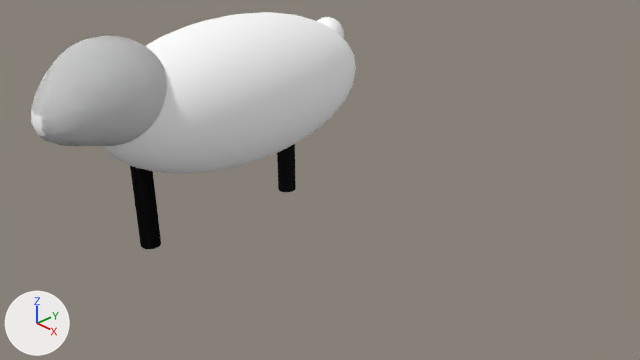
The Blender file Assets/Models/sheep2.blend: old version first, new version second.
The view is the same before and after, from the file's camera 'Camera'. The axes (+X, +Y, +Z) are drawn at lower left. The lights are the same throughout.
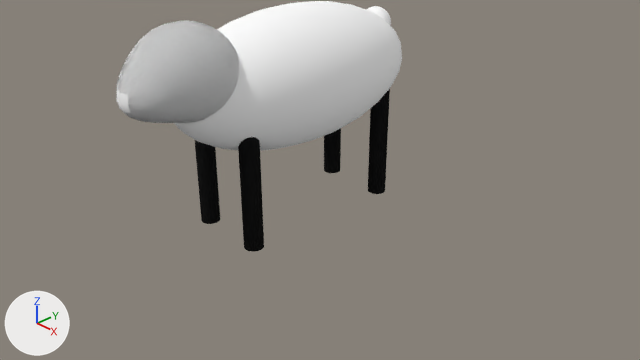
The change in detail:
Object 'Cylinder.000' (ob_cylinder_000) moves from (-0.49, -2.35, 1.01) to (-0.49, -1.3, 1.01).
Object 'Sphere.002' (ob_sphere_002) moves from (0.09, -2.91, 2.62) to (0.09, -1.85, 2.62).
Object 'Sphere.001' (ob_sphere_001) moves from (0.04, 0.66, 2.64) to (0.04, 1.72, 2.64).
Object 'Cylinder.005' (ob_cylinder_005) moves from (-0.49, -2.35, 1.01) to (0.57, 1.3, 0.99).
Object 'Cylinder.002' (ob_cylinder_002) moves from (-0.49, 0.25, 1.0) to (-0.49, 1.3, 1.0).
Object 'Sphere' (ob_sphere) moves from (0.06, -1.07, 2.17) to (0.06, -0.02, 2.17).
Object 'Cylinder.001' (ob_cylinder_001) is new; it shows a copy of the mesh of ob_cylinder_002.
Its location is (0.57, -1.3, 1.0).
Its scale is (0.145, 0.145, 1.0).

Pixel boxes [x1, y1, x2, y2] of what changed, in the pictures (640 x 360 px):
'Sphere', moved
    before: [102, 12, 356, 174]
    after: [175, 1, 402, 151]
'Sphere.002', moved
    before: [31, 36, 167, 147]
    after: [116, 20, 239, 123]
'Cylinder.005', moved
    before: [130, 166, 161, 249]
    after: [368, 89, 390, 194]
'Cylinder.001', added (black)
    after: [238, 137, 264, 252]
'Cylinder.000', moved
    before: [130, 167, 161, 249]
    after: [195, 140, 220, 224]
'Cylinder.002', moved
    before: [277, 144, 296, 192]
    after: [324, 128, 341, 173]
'Sphere.001', moved
    before: [318, 17, 344, 38]
    after: [366, 6, 391, 26]
